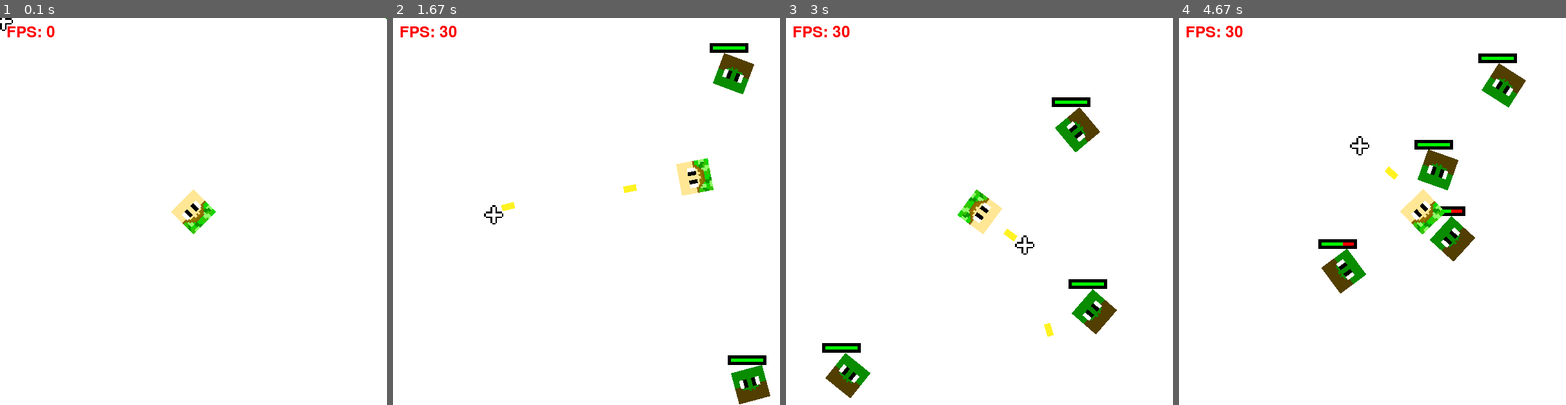
Above: before the commit, frames 1-4 (left to right).
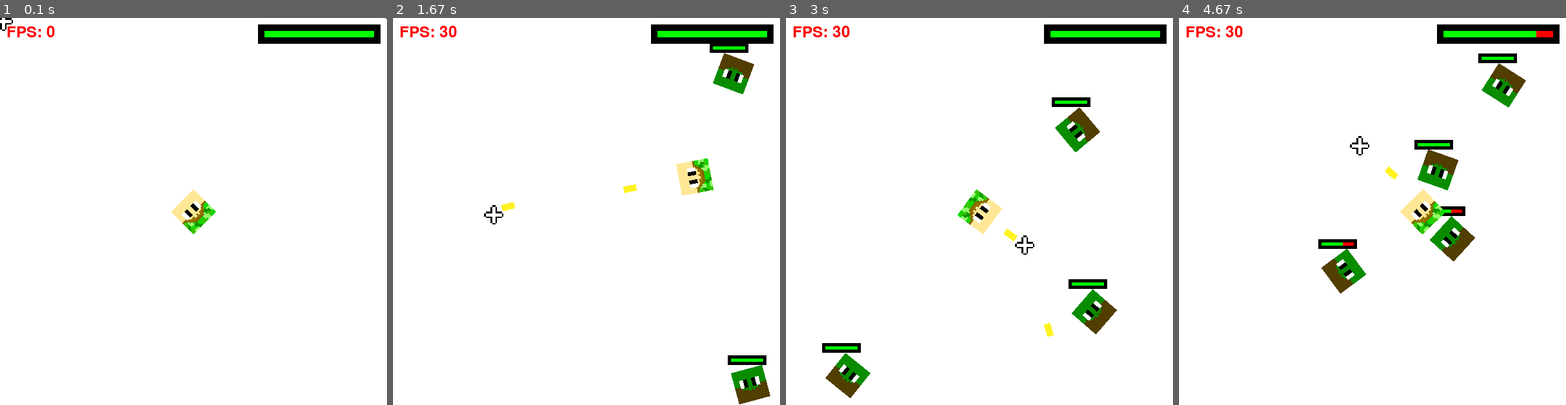
Above: after the commit, the same moments.

Repository: JustAnotherCoder101/Pygame-Shooter
Game: pygame game, started from main.py
Two runs of this game, one before a commit and one after it. Both use one fixed random seed, a clock stepped at 60 frames per second and the inputs below.
Inputs (mouse positions are in pixels of both pictures, inside the frame that each line leads up to):
- Up to frame 1 (0.1 s): no input
- Up to frame 2 (1.67 s): hold Right 0.33-0.8 s; move the mouse to (571, 226) at 0.37 s; hold Up 0.83-1.13 s; move the mouse to (710, 199) at 0.87 s; tap Space at 0.9, 1.23, 1.53 s; hold Right 1.17-1.63 s; move the mouse to (493, 215) at 1.2 s
- Up to frame 3 (3 s): hold Left 1.67-2.2 s; move the mouse to (859, 153) at 1.7 s; tap Space at 1.73, 2.03, 2.3, 2.63, 2.93 s; hold Down 2.23-2.53 s; move the mouse to (1037, 76) at 2.27 s; hold Left 2.57-2.97 s; move the mouse to (1025, 246) at 2.6 s
- Up to frame 4 (4.67 s): hold Up 3-3.37 s; move the mouse to (1380, 79) at 3.03 s; tap Space at 3.07, 3.47, 3.77, 4.13, 4.53 s; hold Right 3.4-4.03 s; move the mouse to (1233, 199) at 3.43 s; hold Down 4.07-4.43 s; move the mouse to (1376, 250) at 4.1 s; hold Left from 4.47 s (still down); move the mouse to (1360, 145) at 4.5 s

The runs differ from the first frame. In frame 1, 1.6% of the frame differs, in the area x 66-99%, y 1-7%; in frame 2, 1.6%; in frame 3, 1.6%; in frame 4, 1.6%.

Commit message:
V0.35- Added Player health

Diff:
--- a/main.py
+++ b/main.py
@@ -81,11 +81,15 @@
         self.max_health = 190
         self.size = 75
         self.speed = random.randint(3, 6) / 2
+        self.damage = 10
       else:
         self.health = 100
         self.max_health = 100
         self.size = 50
         self.speed = random.randint(5, 9) / 2
+        self.damage = 5
+
+      self.attacking = False
       self.original_image = pygame.image.load("Assets/Zombie.png")
       self.original_image = pygame.transform.scale(self.original_image, (self.size, self.size))
       self.image = pygame.image.load("Assets/Zombie.png")
@@ -119,8 +123,9 @@
           dx /= length
           dy /= length
       if self.rect.colliderect(self.player_rect):
-          pass
+          self.attacking = True
       else:
+          self.attacking = False
           self.rect.x += dx * self.speed
           self.rect.y += dy * self.speed
       self.rect = self.image.get_rect(center=self.rect.center)
@@ -158,6 +163,10 @@
 DAMAGE = 34
 
 ZombieSpawnTimer = 0
+
+Health = 100
+MaxHealth = 100
+canAttack = 0
 
 os.system("clear")
 print('''    CONTROLS
@@ -215,6 +224,19 @@
       for zombie in zombie_hit_list:
           bullet.kill()
           zombie.take_damage(bullet.damage)
+  attacked = 0
+  for zombie in Zombies:
+    if zombie.attacking and canAttack < 0:
+      attacked = 1
+      Health -= zombie.damage
+
+
+  if attacked == 1:
+    canAttack = 12
+
+  canAttack -= 1
+
+
 
   # Fill with white color
   window.fill((255, 255, 255))
@@ -223,13 +245,23 @@
   Bullets.draw(window)
   Zombies.draw(window)
 
+
   fps = int(clock.get_fps())
   fps_text = font.render(f"FPS: {fps}", True, (255, 0, 0))
   window.blit(fps_text, (10, 10))  # Display FPS in the top left corner
   window.blit(Crosshair, (MousePos[0] - 15, MousePos[1] - 15))
 
+  pygame.draw.rect(window, (0, 0, 0), (400, 10, 190, 30))
+  pygame.draw.rect(window, (255, 0, 0), (410, 20, 170, 10))
+  health_width = (Health / MaxHealth) * 170
+  pygame.draw.rect(window, (0, 255, 0), (410, 20, health_width, 10))
+
+  if Health <= 0:
+    running = False
+
   pygame.display.update()
   clock.tick(30)
 
 pygame.quit()
+
 sys.exit()
